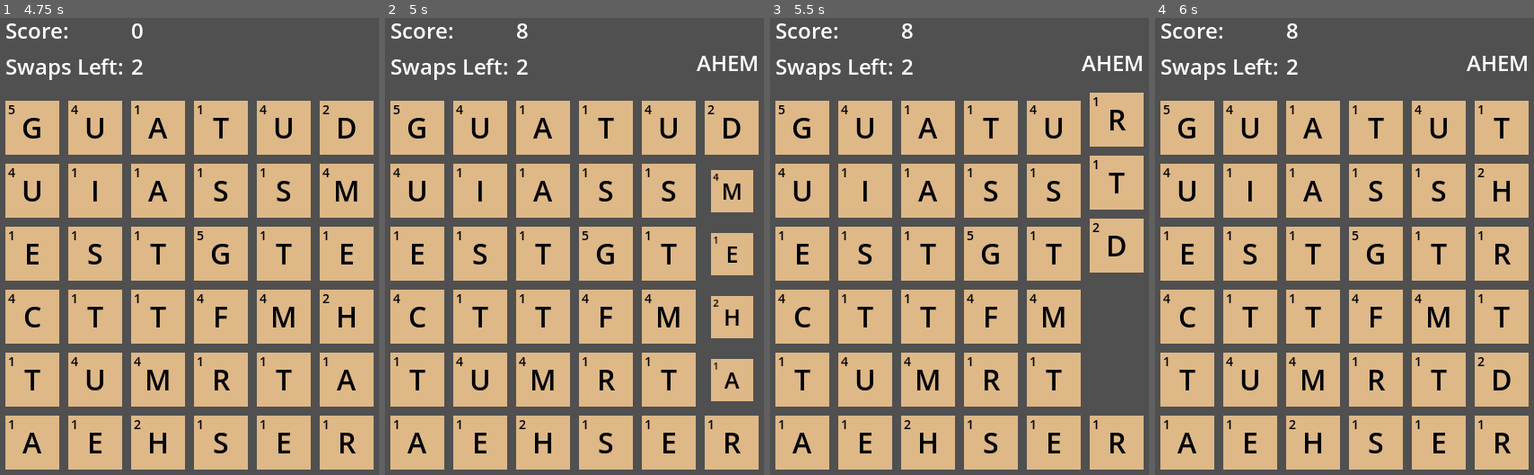
Above: before the commit, frames 1-4 (left to right).
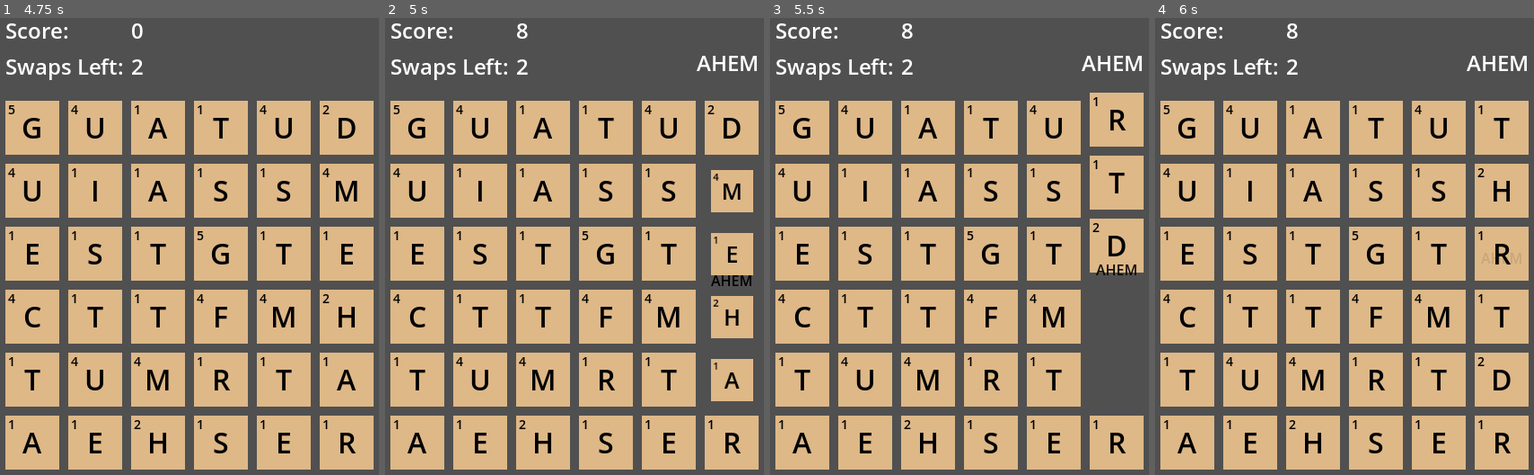
Above: after the commit, the same moments.

Repository: shymmetry/word_game
Game: Godot game, scene res://main.tscn
Same seed, same stepped clock (60 frames per second), same inputs: the game is played once before the commit and once after it.
Inputs (mouse positions are in pixels of both pictures, inside the frame that each line leads up to):
- Up to frame 1 (4.75 s): tap Enter at 0.5, 2, 3.5 s; drag from (189, 283) to (231, 36) at 0.52 s; tap Space at 1.25, 2.75, 4.25 s; drag from (102, 209) to (189, 283) at 1.27 s; move the mouse to (231, 36) at 2.02 s; click (231, 36) at 2.17 s; drag from (166, 305) to (60, 81) at 2.77 s; move the mouse to (318, 273) at 3.52 s; click (318, 273) at 3.67 s; drag from (60, 81) to (189, 283) at 4.27 s
- Up to frame 2 (5 s): no input
- Up to frame 3 (5.5 s): move the mouse to (982, 177) at 5.02 s; click (982, 177) at 5.17 s
- Up to frame 4 (6 s): drag from (outside the picture) to (1257, 209) at 5.77 s

Frame 1 is identical in both runs. In frame 2, 0.1% of the frame differs, in the area x 86-97%, y 56-59%; in frame 3, 0.1%, in the area x 86-97%, y 53-57%; in frame 4, less than 0.1%.

Commit message:
word pop animation

Diff:
--- a/TileGrid.gd
+++ b/TileGrid.gd
@@ -1,6 +1,7 @@
 extends Area2D
 
 const tile_scene = preload("res://tile.tscn")
+const word_pop = preload("res://word_pop.tscn")
 const EnglishDict = preload("res://scripts/dict.gd")
 const Letters = preload("res://const/letters.gd")
 
@@ -137,11 +138,20 @@
 	print("Checking for words")
 	idle = false
 	var found_words = get_all_words()
-	var strs = []
 	exploding_points = {}
 	for word in found_words:
-		strs.append(word.str)
 		$"../../ScoreArea".score_word(word.str)
+
+		var new_word_pop = word_pop.instantiate()
+		new_word_pop.update_word(word.str)
+		# Need to add the parents position since the CanvasLayer of the
+		# word_pop doesn't have (0,0) as it's parents position
+		var center = center_of_points(word.points)
+		var parent_pos = get_parent().position
+		new_word_pop.set_position(center + parent_pos)
+
+		add_child(new_word_pop)
+
 		for point in word.points:
 			exploding_points[point] = null
 
@@ -155,6 +165,17 @@
 	else:
 		# The effective end of the word checking loop.
 		idle = true
+
+func center_of_points(points):
+	var point1 = points[0]
+	var point2 = points[points.size()-1]
+	# Get the average of the first and last nodes to get the middle. Add
+	# 1 to center the point.
+	# Subtract half of size from the end to center
+	# Add half of padding to account for sides of tile grid
+	var x = (abs(point1.x+point2.x+1)/2.0)*(tile_size+padding)-40+padding/2
+	var y = (abs(point1.y+point2.y+1)/2.0)*(tile_size+padding)-20+padding/2
+	return Vector2(x, y)
 
 func explode_finished():
 	exploding_tiles_done -= 1
--- /dev/null
+++ b/WordPop.gd
@@ -0,0 +1,9 @@
+extends Panel
+
+@onready var animation = $AnimationPlayer
+
+func _ready():
+	var tween = create_tween()
+	tween.tween_property(self, "position", position + Vector2(0, -50), 2)
+	tween.set_trans(Tween.TRANS_EXPO).parallel().tween_property($Word, "theme_override_colors/font_color", Color(0, 0, 0, 0), 2)
+	tween.tween_callback(func(): queue_free())
--- /dev/null
+++ b/WordPopCanvas.gd
@@ -0,0 +1,8 @@
+extends CanvasLayer
+
+func update_word(word: String):
+	$"WordPop/Word".text = word
+
+func set_position(point):
+	$WordPop.position.x = point.x
+	$WordPop.position.y = point.y
--- /dev/null
+++ b/word_pop.tscn
@@ -0,0 +1,44 @@
+[gd_scene load_steps=4 format=3 uid="uid://cv7jfmoypci2l"]
+
+[ext_resource type="Script" path="res://WordPop.gd" id="2_vhes7"]
+
+[sub_resource type="GDScript" id="GDScript_o31ft"]
+script/source = "extends CanvasLayer
+
+func update_word(word: String):
+	$\"WordPop/Word\".text = word
+
+func set_position(point):
+	$WordPop.position.x = point.x
+	$WordPop.position.y = point.y
+"
+
+[sub_resource type="StyleBoxFlat" id="StyleBoxFlat_iwomm"]
+bg_color = Color(0.6, 0.6, 0.6, 0)
+
+[node name="CanvasLayer" type="CanvasLayer"]
+script = SubResource("GDScript_o31ft")
+
+[node name="WordPop" type="Panel" parent="."]
+offset_right = 80.0
+offset_bottom = 40.0
+mouse_filter = 2
+theme_override_styles/panel = SubResource("StyleBoxFlat_iwomm")
+script = ExtResource("2_vhes7")
+
+[node name="Word" type="Label" parent="WordPop"]
+layout_mode = 1
+anchors_preset = 8
+anchor_left = 0.5
+anchor_top = 0.5
+anchor_right = 0.5
+anchor_bottom = 0.5
+offset_left = -14.5
+offset_top = -11.5
+offset_right = 14.5
+offset_bottom = 11.5
+grow_horizontal = 2
+grow_vertical = 2
+theme_override_colors/font_color = Color(0, 0, 0, 1)
+text = "????"
+horizontal_alignment = 1
